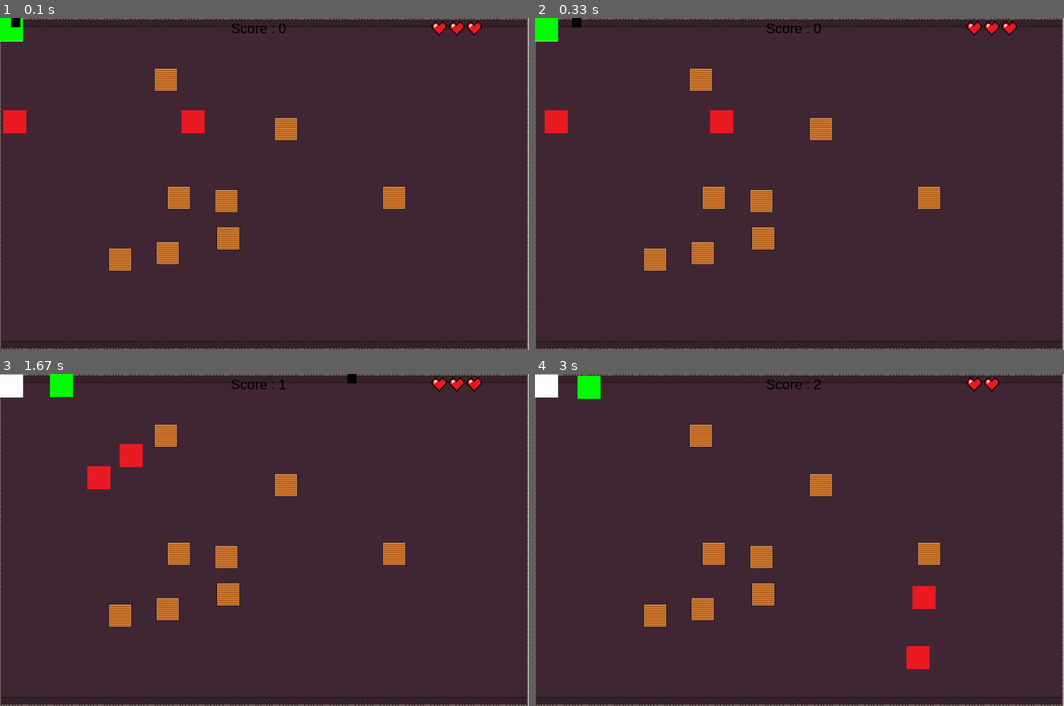
Above: before the commit, frames 1-4 (two rows, left to right).
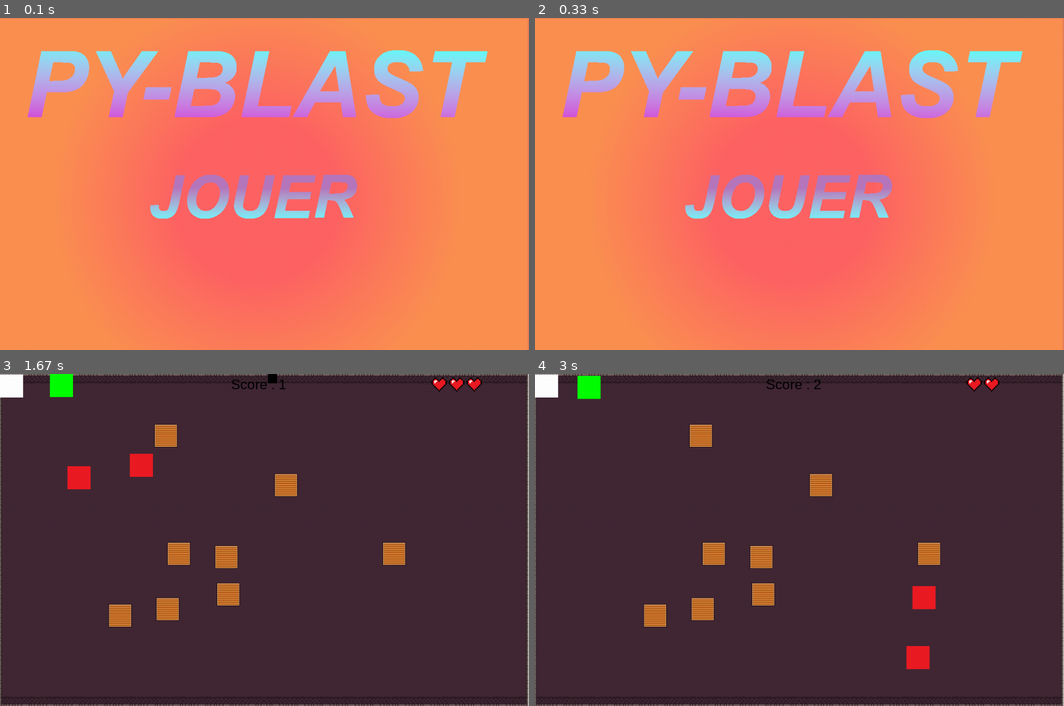
Above: after the commit, the same moments.

Repository: matthieurobert/Projet-ISN
Game: pygame game, started from bot_avant_mathieu.py
Same seed, same stepped clock (60 frames per second), same inputs: the game is played once before the commit and once after it.
Inputs (mouse positions are in pixels of both pictures, inside the frame that each line leads up to):
- Up to frame 1 (0.1 s): no input
- Up to frame 2 (0.33 s): no input
- Up to frame 3 (1.67 s): click (253, 553) at 0.38 s; tap Enter at 0.67 s; hold D 1-1.47 s; hold W from 1.55 s (still down)
- Up to frame 4 (3 s): tap V at 1.7 s; release W at 1.85 s; hold D 1.88-2.35 s; hold A 2.38-2.92 s; hold S from 2.95 s (still down)

The runs differ from the first frame. In frame 1, 100% of the frame differs, in the area x 0-100%, y 0-100%; in frame 2, 100%; in frame 3, 1.1%; in frame 4, nothing differs.

Commit message:
update test_bot and demande de nom
l'indentation pour la fonction et pour test_bot , déplacement de la fonction demande de nom au début

Diff:
--- a/partie_lilian/fonction.py
+++ b/partie_lilian/fonction.py
@@ -4,45 +4,54 @@
 from random import randrange
 
 def demande_de_nom():
+
     pygame.init()
-    fenetre = pygame.display.set_mode((1145,720))
-    menu = pygame.image.load("partie_lilian/Main.png")
-    fenetre.blit(menu,(0,0))
-    for event in pygame.event.get():
-        if event.type == MOUSEBUTTONDOWN:
-            if event.button == 1 and 300 <= event.pos[0] <= 800 and 330 <= event.pos[1] <= 450:
-                font = pygame.image.load("partie_lilian/Enter_pseudo.png").convert_alpha()
-                bleu = (40, 120, 230)
-                vert = (40, 230, 120)
-                noir = (0, 0, 0)
-                rouge = (255, 0, 0)
-                arial = pygame.font.SysFont('Comic Sans MS,Arial', 45)
-                prompt = arial.render('Entrez votre pseuso : ', True, noir)
-                nom_joueur = ""
+    continuer = 1
+    while continuer:
+        fenetre = pygame.display.set_mode((1145,720))
+        menu = pygame.image.load("partie_lilian\Main.png")
+        fenetre.blit(menu,(0,0))
+        pygame.display.flip()
+        for event in pygame.event.get():
+            if event.type == MOUSEBUTTONDOWN:
+                if event.button == 1 and 300 <= event.pos[0] <= 800 and 330 <= event.pos[1] <= 450:
+                    font = pygame.image.load("partie_lilian\Enter_pseudo.png").convert_alpha()
+                    continuer = 0
+
+    bleu = (40, 120, 230)
+    vert = (40, 230, 120)
+    noir = (0, 0, 0)
+    rouge = (255, 0, 0)
+    arial = pygame.font.SysFont('Comic Sans MS,Arial', 45)
+    prompt = arial.render('Entrez votre pseuso : ', True, noir)
+    nom_joueur = ""
+    aff_nom_joueur = arial.render(nom_joueur, True, rouge)
+    fenetre.blit(font,(0,0))
+    pygame.display.flip()
+    continuer = 1
+
+    while continuer:
+        for event in pygame.event.get():
+            if event.type == pygame.QUIT:
+                continuer = 0
+
+            if event.type == pygame.KEYDOWN:
+                if event.key in (pygame.K_RETURN, pygame.K_KP_ENTER):
+                    continuer = 0
+
+                if event.key == pygame.K_BACKSPACE:
+                    nom_joueur = nom_joueur[:-1]
+                else:
+                    nom_joueur += event.unicode
                 aff_nom_joueur = arial.render(nom_joueur, True, rouge)
-                fenetre.blit(font,(0,0))
-                continuer = 1
-                while continuer:
-                    for event in pygame.event.get():
-                        if event.type == pygame.QUIT:
-                            continuer = 0
 
-                        if event.type == pygame.KEYDOWN:
-                            if event.key in (pygame.K_RETURN, pygame.K_KP_ENTER):
-                                continuer = 0
+        fenetre.blit(font,(0,0))
+        fenetre.blit(prompt, (225,300))
+        fenetre.blit(aff_nom_joueur, (700,300))
+        pygame.display.flip()
+    nom_joueur = nom_joueur[:-1]
+    return(nom_joueur)
 
-                            if event.key == pygame.K_BACKSPACE:
-                                nom_joueur = nom_joueur[:-1]
-                            else:
-                                nom_joueur += event.unicode
-                            aff_nom_joueur = arial.render(nom_joueur, True, rouge)
-
-                    fenetre.blit(font,(0,0))
-                    fenetre.blit(prompt, (225,300))
-                    fenetre.blit(aff_nom_joueur, (700,300))
-                    pygame.display.flip()
-                nom_joueur = nom_joueur[:-1]
-                return(nom_joueur)
 def murs_colision(speed,position_perso) :
     hauteur_x = 1100
     hauteur_y= 675
--- a/test_bot.py
+++ b/test_bot.py
@@ -14,6 +14,8 @@
 
 
 pygame.init()
+nom_joueur=str
+nom_joueur = demande_de_nom()
 
 bot_x_y = liste()
 rekt_boîte = rekt()
@@ -151,8 +153,7 @@
 		self.rect = self.rect.move(1, 0)
 	def stop(self):
 		self.rect = self.rect.move(0,0)
-nom_joueur=str
-nom_joueur = demande_de_nom()
+
 les_variable = variable()
 black = les_variable[0]
 rouge = les_variable[1]
